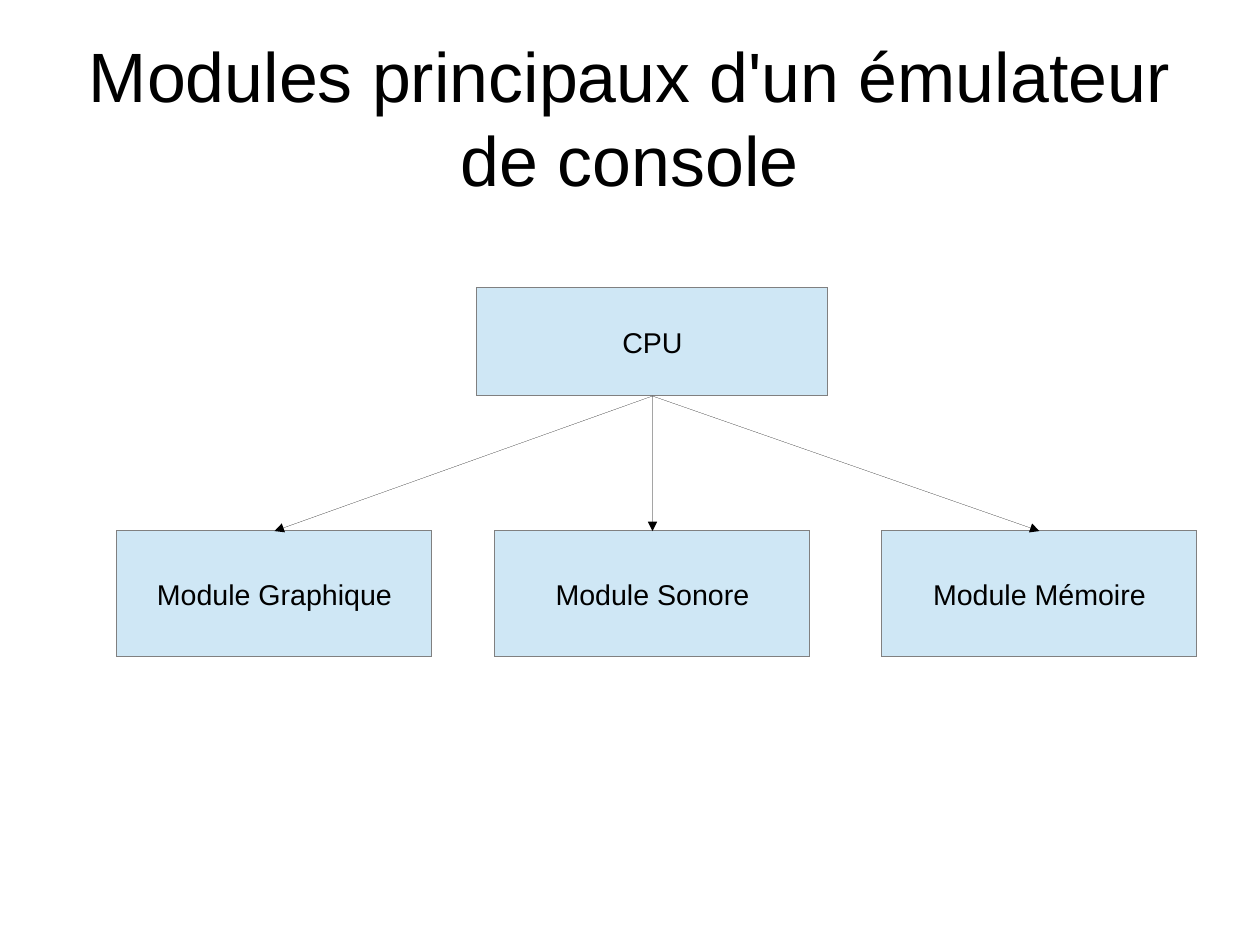
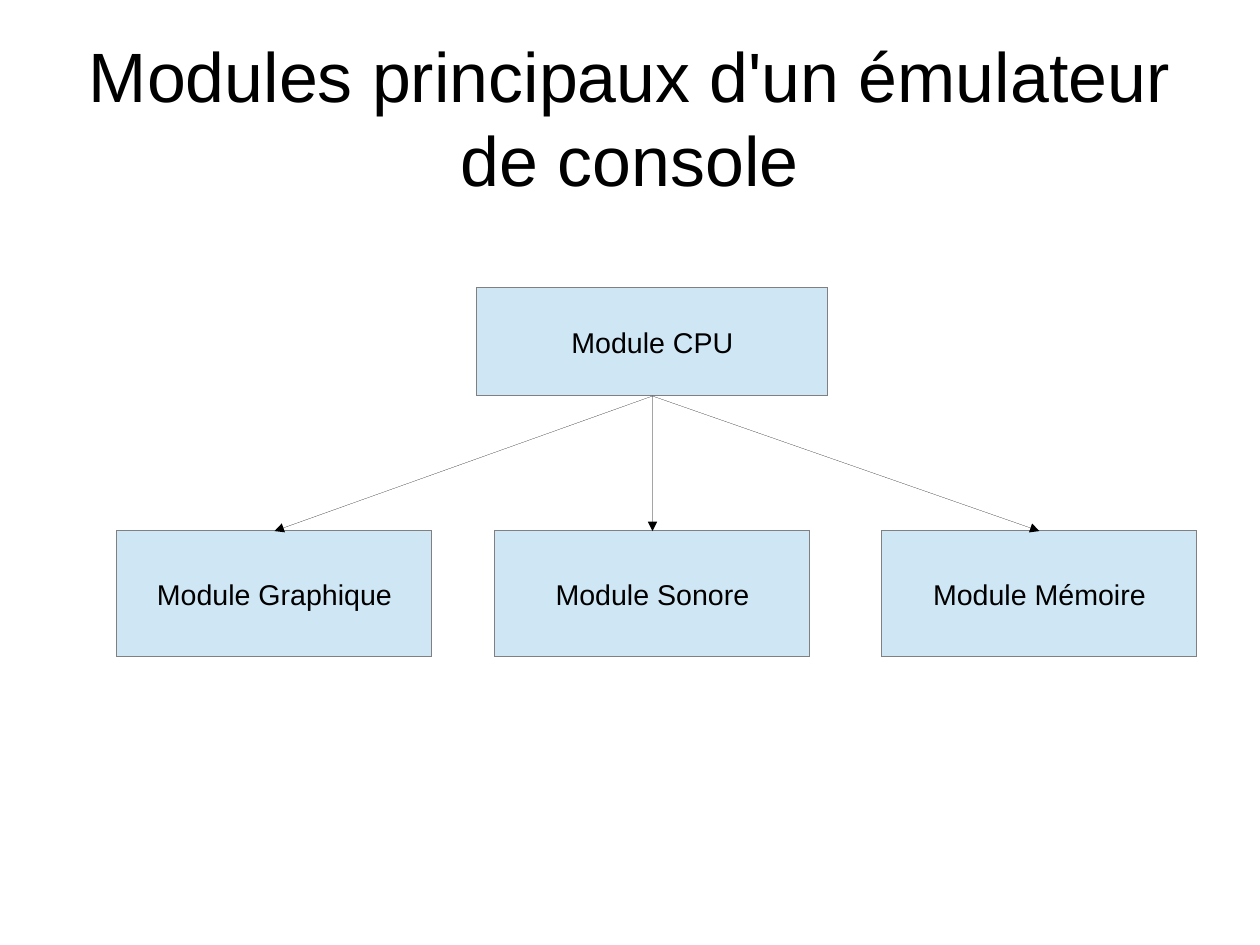
Before and after one commit to joakim-d/GroBoy, a slide deck: slide 2 of documents_TER/soutenance.odp. Drawn at 1260x945 pixels with LibreOffice and Linux fonts; fonts in the diff are those of the drawing. Boxes give left, top, right and bottom in pixels: in the first picture for what was removed or moved away, otherwise in the second. Text is boxed around its words. In the diff, an @@ line names an element or a change of style, - is before the commit and + after.

Commit message:
petite modif

```diff
--- a/documents_TER/soutenance.odp
+++ b/documents_TER/soutenance.odp
@@ text in rectangle at <box>571,332,733,354</box>: text changed @@
-CPU
+Module CPU
```
